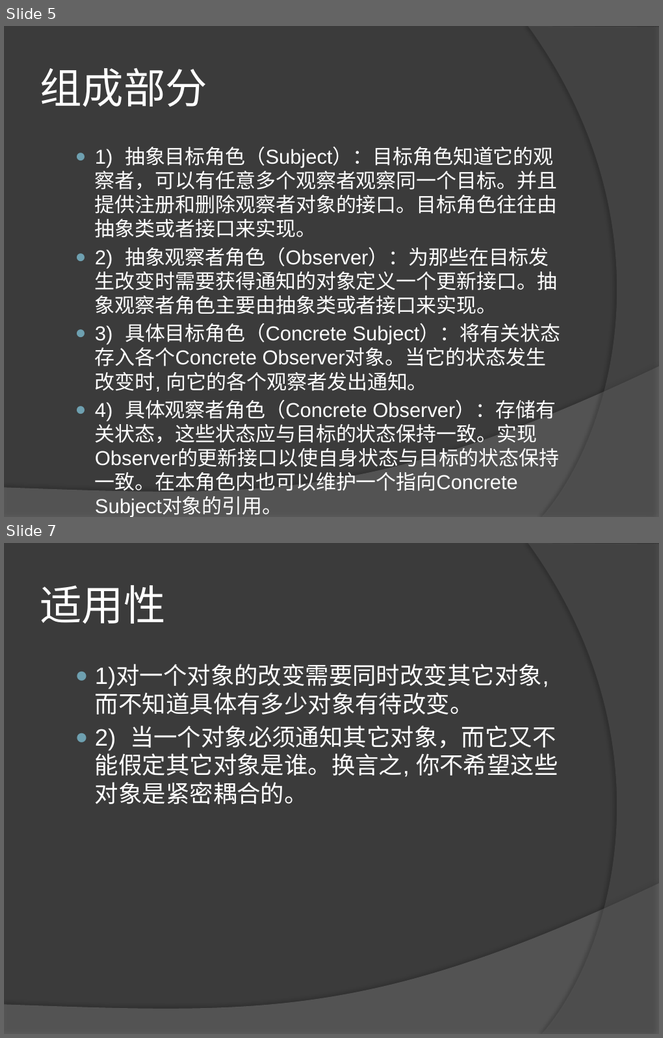
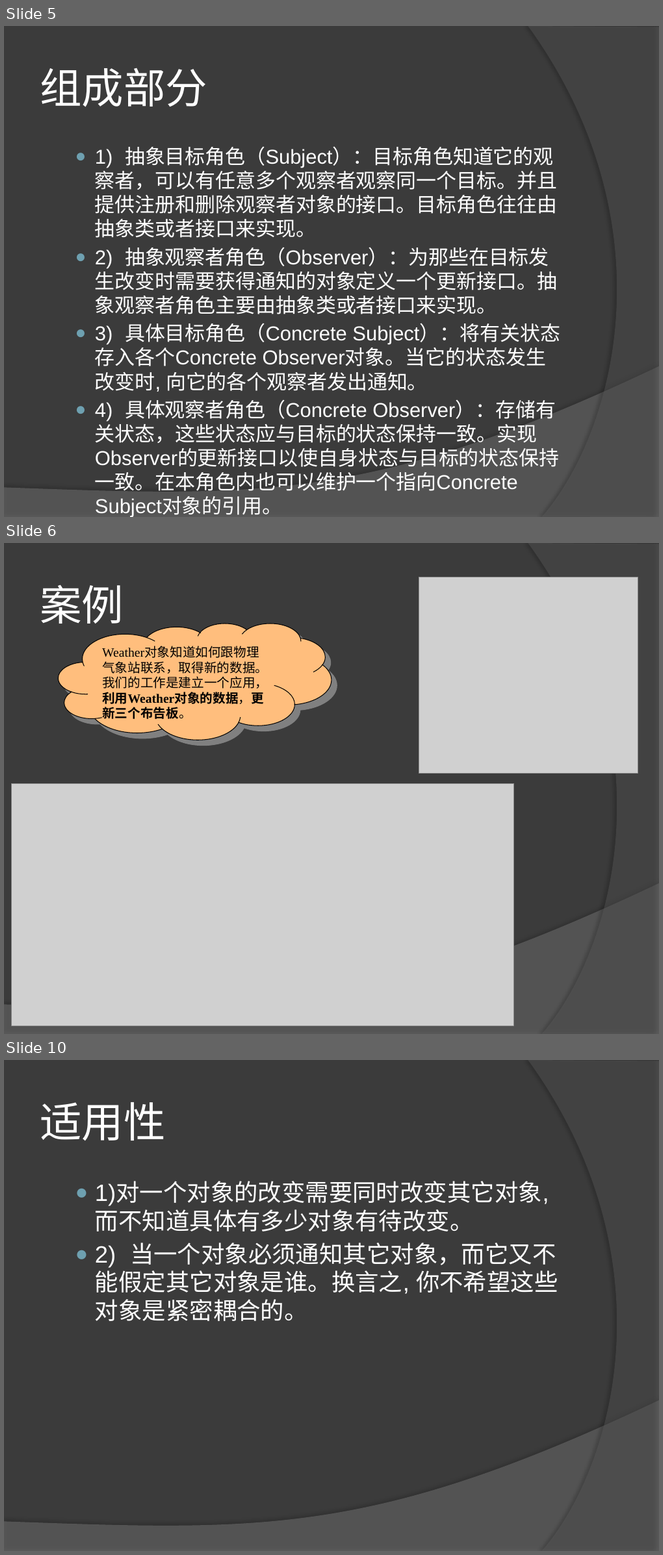
Before and after one commit to leezeng/MVC, a slide deck: doc/设计模式.pptx. Shown one above the other, each under a label of ours: slides 5 and 7 before the commit, slides 5, 6 and 10 after it; the slides between them are not shown. The pictures are 663x1038 and 663x1555 pixels, drawn with LibreOffice and Linux fonts; fonts in the diff are those of the drawing; grey boxes stand for pictures. Boxes give left, top, right and bottom in pixels: in the first picture for what was removed or moved away, otherwise in the second. Text is boxed around its words. In the diff, an @@ line names an element or a change of style, - is before the commit and + after.

```diff
--- a/doc/设计模式.pptx
+++ b/doc/设计模式.pptx
@@ slide 6 added at <box>4,543,659,1034</box>, background #3B3B3B; not listed: 2 template elements that a slide beside it also shows @@
@@ picture added at <box>419,577,638,773</box> @@
@@ title added at <box>40,585,124,624</box>, 46 pt, text #FFFFFF @@
+案例
@@ freeform shape added at <box>59,624,332,740</box>, fill #FFBE7D, outline #000000 0.75 pt, 14 pt, text #000000 @@
+Weather对象知道如何跟物理气象站联系，取得新的数据。我们的工作是建立一个应用，利用Weather对象的数据，更新三个布告板。
@@ picture added at <box>12,783,514,1026</box> @@
@@ what was slide 7 is now slide 10 @@
```
Also in this commit, not shown: 2 slides changed, 7 other slides added, 1 slide removed, 15 other files.
